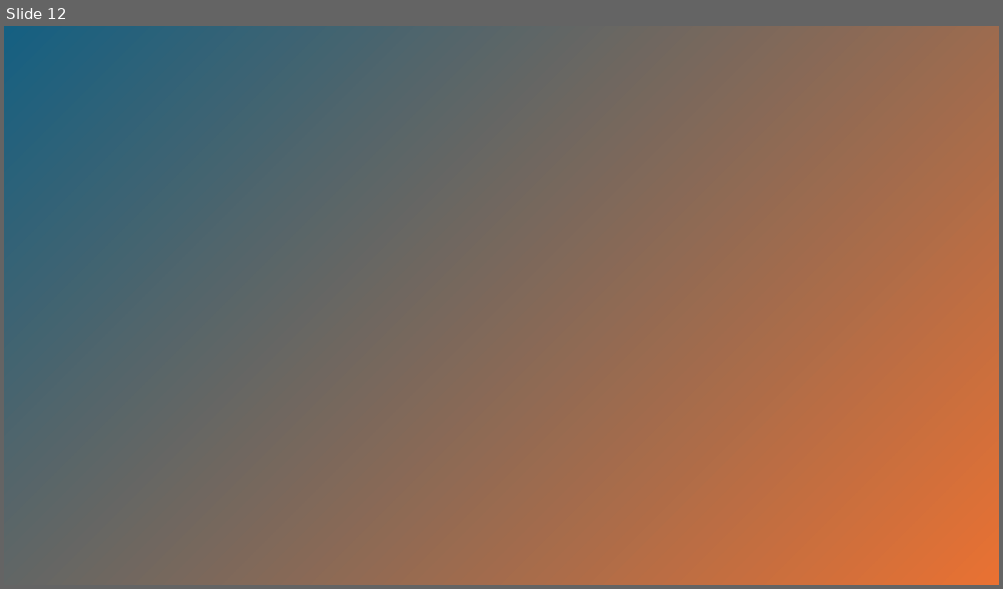
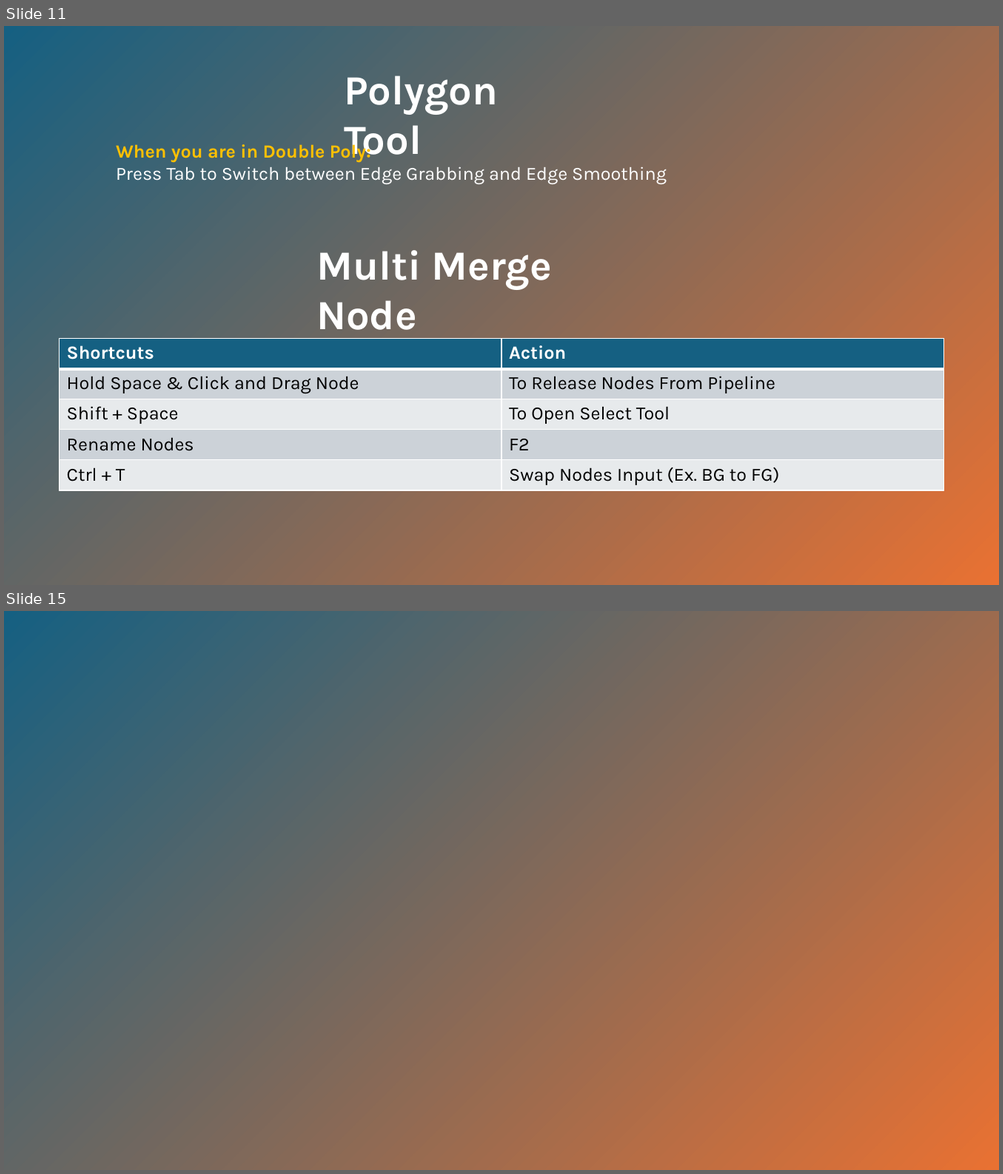
Before and after one commit to praveensinghaws/VideoAndPhotoEditing, a slide deck: DaVinci Resolve Akash.pptx. Shown one above the other, each under a label of ours: slide 12 before the commit, slides 11 and 15 after it; the slides between them are not shown. The pictures are 1003x589 and 1003x1174 pixels, drawn with LibreOffice and Linux fonts; fonts in the diff are those of the drawing. Boxes give left, top, right and bottom in pixels: in the first picture for what was removed or moved away, otherwise in the second. Text is boxed around its words. In the diff, an @@ line names an element or a change of style, - is before the commit and + after.

```diff
--- a/DaVinci Resolve Akash.pptx
+++ b/DaVinci Resolve Akash.pptx
@@ slide 11 added at bbox=[4, 26, 999, 585], background #FFFFFF @@
@@ rectangle added at bbox=[4, 26, 999, 585], fill gradient #156082 to #E97132 @@
@@ text added at bbox=[344, 76, 498, 163], 40 pt, text #FFFFFF, bold @@
+Polygon Tool
@@ text added at bbox=[116, 141, 666, 184], 18 pt, text #FFFFFF @@
+When you are in Double Poly:
+Press Tab to Switch between Edge Grabbing and Edge Smoothing
@@ text added at bbox=[316, 250, 552, 339], 40 pt, text #FFFFFF, bold @@
+Multi Merge Node
@@ table added at bbox=[60, 338, 944, 491], 5 rows, 2 columns @@
+Shortcuts | Action
+Hold Space & Click and Drag Node | To Release Nodes From Pipeline
+Shift + Space | To Open Select Tool
+Rename Nodes | F2
+Ctrl + T | Swap Nodes Input (Ex. BG to FG)
@@ what was slide 12 is now slide 15 @@
```
Also in this commit, not shown: 7 other slides added, 5 slides removed, 13 other files.
